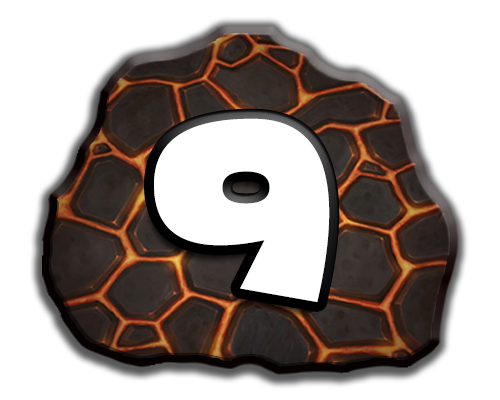
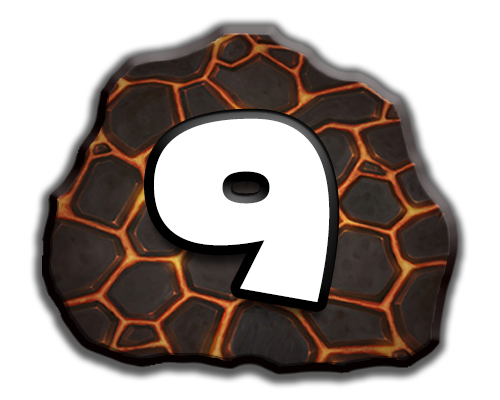
Comparing the layer stacks of the two (500, 400) images. Changes:
pixels changed over (143, 182, 340, 328) (layer not identified)
